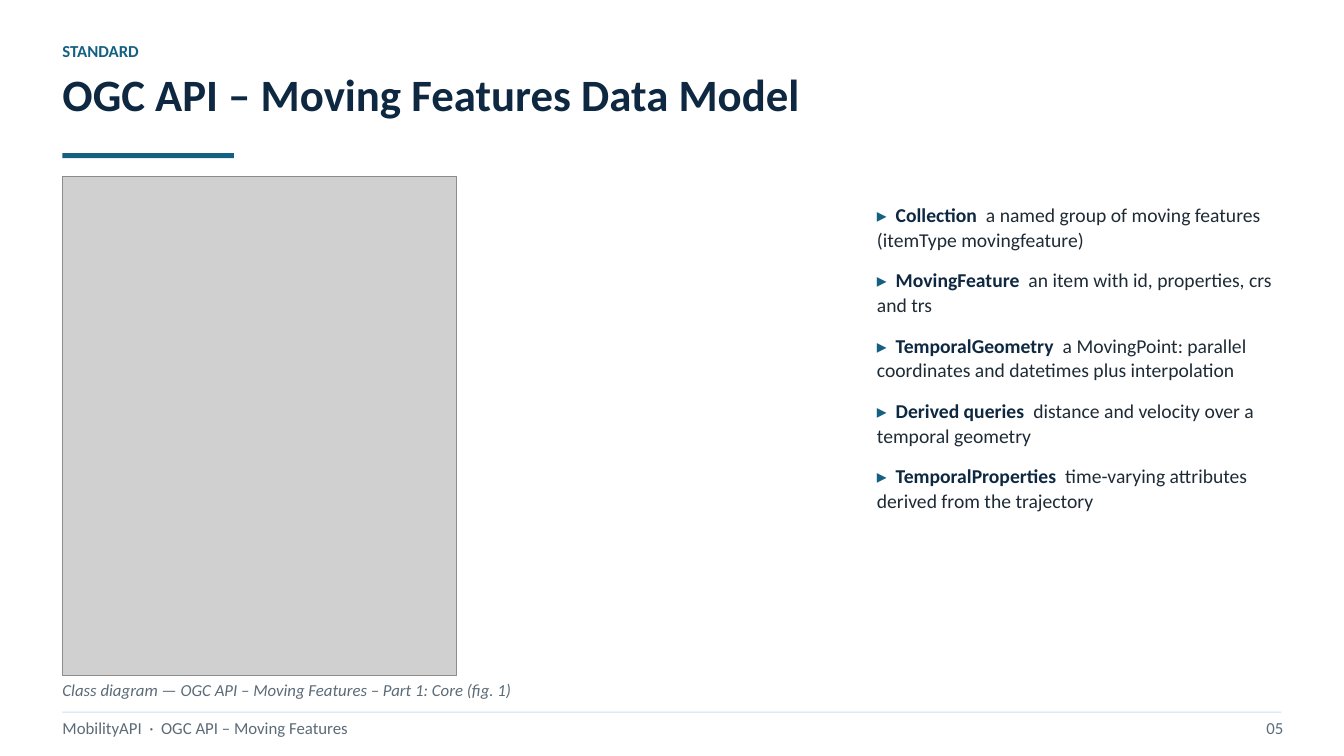
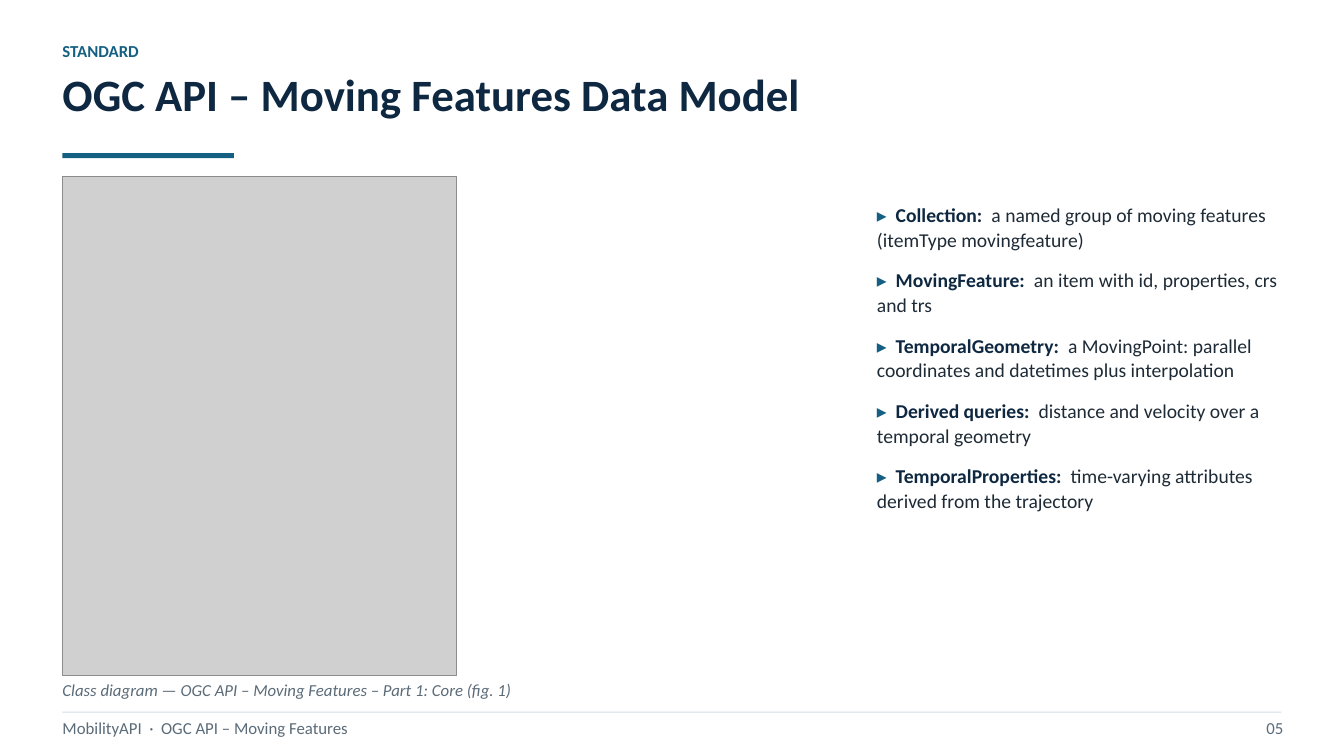
Before and after one commit to MobilityDB/MobilityAPI, a slide deck: slide 5 of MobilityAPIV5.pptx. Drawn at 1344x756 pixels with LibreOffice and Linux fonts; fonts in the diff are those of the drawing; grey boxes stand for pictures. Boxes give left, top, right and bottom in pixels: in the first picture for what was removed or moved away, otherwise in the second. Text is boxed around its words. In the diff, an @@ line names an element or a change of style, - is before the commit and + after.

```diff
--- a/MobilityAPIV5.pptx
+++ b/MobilityAPIV5.pptx
@@ text at [877,208,1277,512]: text changed @@
-▸ Collection a named group of moving features (itemType movingfeature)
-▸ MovingFeature an item with id, properties, crs and trs
-▸ TemporalGeometry a MovingPoint: parallel coordinates and datetimes plus interpolation
-▸ Derived queries distance and velocity over a temporal geometry
-▸ TemporalProperties time-varying attributes derived from the trajectory
+▸ Collection: a named group of moving features (itemType movingfeature)
+▸ MovingFeature: an item with id, properties, crs and trs
+▸ TemporalGeometry: a MovingPoint: parallel coordinates and datetimes plus interpolation
+▸ Derived queries: distance and velocity over a temporal geometry
+▸ TemporalProperties: time-varying attributes derived from the trajectory
```
Also in this commit, not shown: 14 other slides changed, 1 other file.
